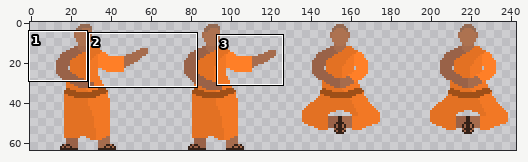
One commit to this sprite sheet: assets/characters/hon/normal/ultimate_start.png. The picture above shows the old version from afar; the outline marks the close-up.
Close-up. Before the edit:
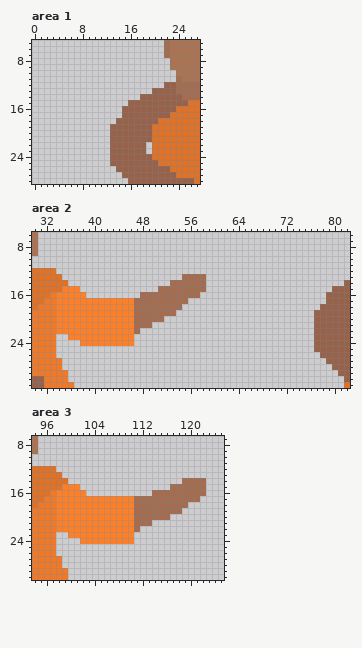
The file is 256x64 pixels. Colours within 5 levels of each other are drawn and written as one. Shown: area 1: x 0..27, y 5..28; area 2: x 30..82, y 6..31; area 3: x 94..125, y 7..30. The wide view leaves out empty margins.
After the commit:
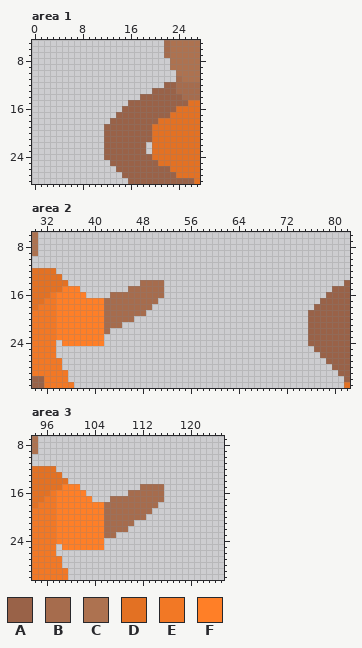
Palette (. is transparent): A #996248  B #a66c4d  C #ad7250  D #e37123  E #f27825  F #ff7f27
The exact change:
Area 1:
y 17: x 14 . -> A
y 18: x 13 . -> A
y 19..24: x 12 . -> A
Area 2:
y 13: x 55..58 BBBB -> ....
y 14: x 48..51 .... -> BBBB; x 53..58 BBBBBB -> ......
y 15: x 46..50 ..... -> BBBBB; x 52..58 BBBBBBB -> .......
y 16: x 43..47 ..... -> BBBBB; x 52..57 BBBBBB -> ......
y 17: x 42..46 FFFFF -> BBBBB; x 51..55 BBBBB -> .....; x 78 . -> A
y 18: x 42..46 FFFFF -> BBBBB; x 50..54 BBBBB -> .....; x 77 . -> A
y 19: x 42..46 FFFFF -> BBBBB; x 49..53 BBBBB -> .....; x 76 . -> A
y 20: x 42..51 FFFFFBBBBB -> BBBBB.....; x 76 . -> A
y 21: x 42..49 FFFFFBBB -> BBB.....; x 76 . -> A
y 22: x 42..47 FFFFFB -> B.....; x 76 . -> A
y 23: x 34..35 .. -> FF; x 42..46 FFFFF -> .....; x 76 . -> A
y 24: x 35..37 ... -> FFF; x 42..46 FFFFF -> .....; x 76 . -> A
Area 3:
y 14: x 119..122 BBBB -> ....
y 15: x 112..115 .... -> BBBB; x 117..122 BBBBBB -> ......
y 16: x 110..113 .... -> BBBB; x 116..122 BBBBBBB -> .......
y 17: x 104..110 FFFFFFF -> ...BBBB; x 116..121 BBBBBB -> ......
y 18: x 106..110 FFFFF -> BBBBB; x 115..119 BBBBB -> .....
y 19: x 106..110 FFFFF -> BBBBB; x 114..118 BBBBB -> .....
y 20: x 106..110 FFFFF -> BBBBB; x 113..116 BBBB -> ....
y 21: x 106..113 FFFFFBBB -> BBBBB...
y 22: x 106..111 FFFFFB -> BBBB..
y 23: x 98..99 .. -> FF; x 106..110 FFFFF -> BB...
y 24: x 98..101 .... -> FFFF; x 106..110 FFFFF -> .....
y 25: x 99..105 ....... -> FFFFFFF
Where, in picture pixels (left, top, right, bottom), the same in both close-ups:
added: (104, 112, 122, 160)
changed: (104, 274, 206, 346)
added: (308, 298, 326, 346)
added: (56, 334, 80, 346)
changed: (56, 478, 206, 550)
